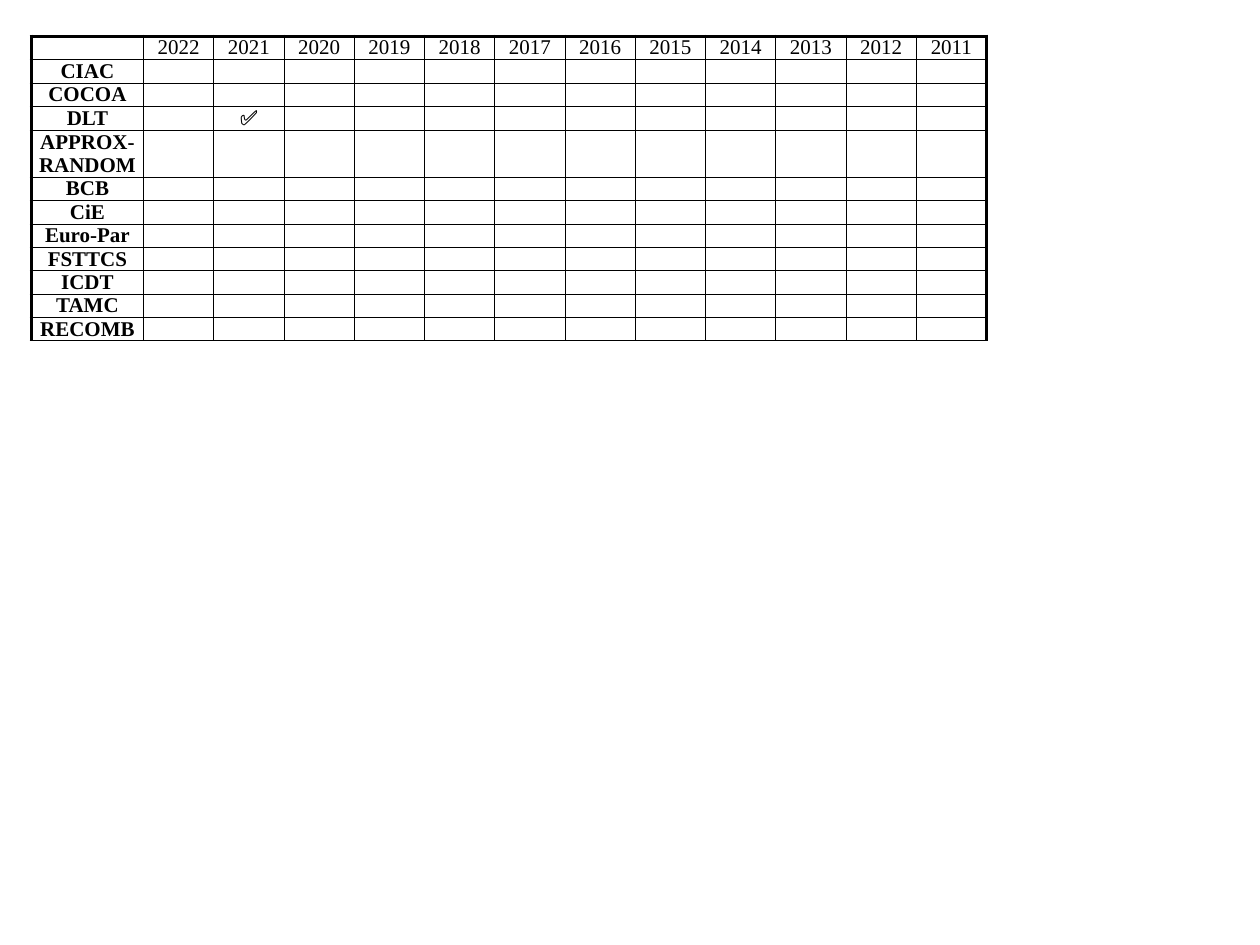
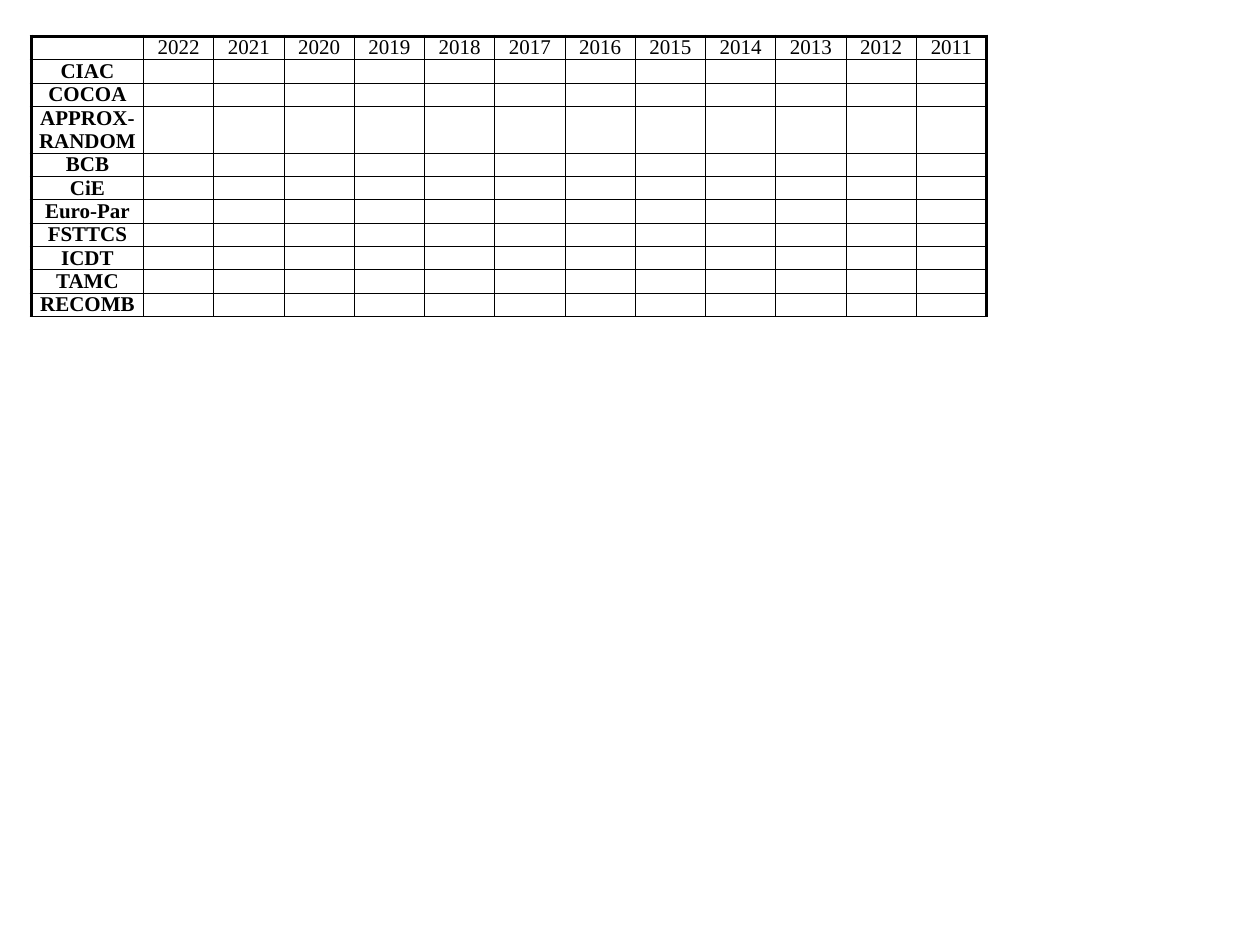
Before and after one commit to stringologytimes/StringologyTimes, a slide deck: slide 2 of data/check.pptx. Drawn at 1260x945 pixels with LibreOffice and Linux fonts; fonts in the diff are those of the drawing. Boxes give left, top, right and bottom in pixels: in the first picture for what was removed or moved away, otherwise in the second. Text is boxed around its words. In the diff, an @@ line names an element or a change of style, - is before the commit and + after.

```diff
--- a/data/check.pptx
+++ b/data/check.pptx
@@ table at (32, 37, 990, 339) @@
-row 4: DLT |  | ✅ |  |  |  |  |  |  |  |  |  | 
```
Also in this commit, not shown: 1 other slide changed, 9 other files.
